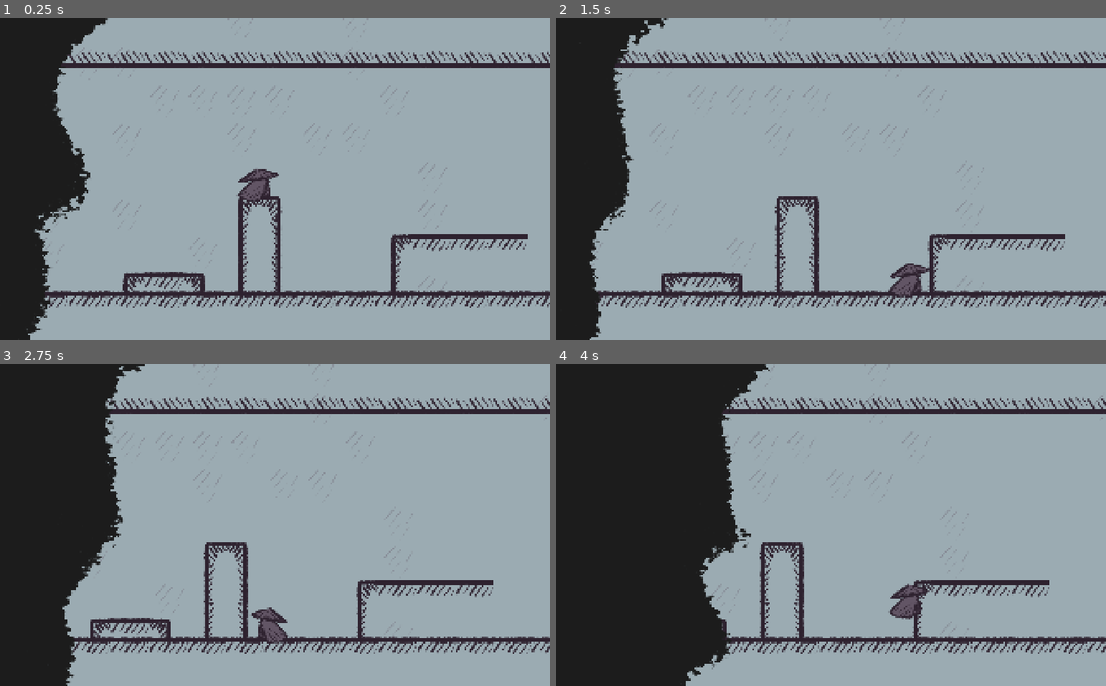
Above: before the commit, frames 1-4 (two rows, left to right).
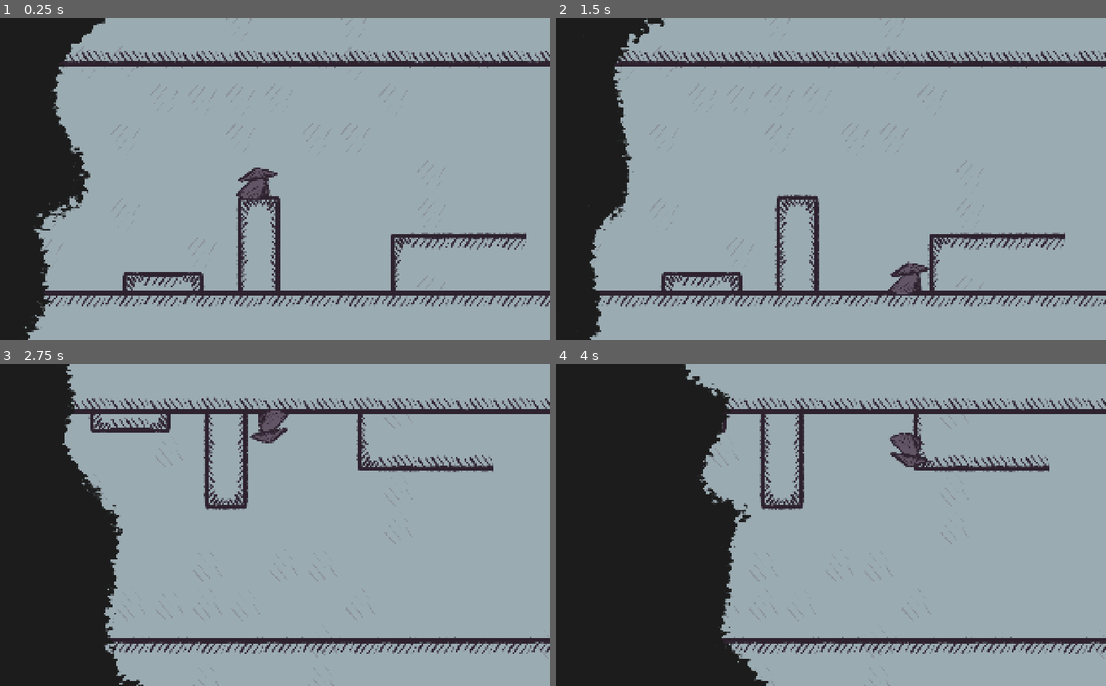
Above: after the commit, the same moments.

Repository: YiTongHu-SC/upside-down
Game: Godot game, scene res://scenes/main.tscn
Two runs of this game, one before a commit and one after it. Both use one fixed random seed, a clock stepped at 60 frames per second and the inputs below.
Inputs:
- Up to frame 1 (0.25 s): no input
- Up to frame 2 (1.5 s): hold D (MOVE_RIGHT) from 0.53 s (still down); tap W (SWITCH, bound only after the commit) at 0.6, 1.35 s; tap Space (JUMP) at 0.77 s
- Up to frame 3 (2.75 s): tap Space (JUMP) at 1.52 s; release D (MOVE_RIGHT) at 2.03 s; hold A (MOVE_LEFT) from 2.03 s (still down); tap W (SWITCH, bound only after the commit) at 2.1 s
- Up to frame 4 (4 s): release A (MOVE_LEFT) at 2.78 s; hold D (MOVE_RIGHT) from 2.78 s (still down); tap W (SWITCH, bound only after the commit) at 2.85, 3.6 s; tap Space (JUMP) at 3.02, 3.77 s

The runs differ from the first frame. In frame 1, 6.1% of the frame differs, in the area x 4-100%, y 0-100%; in frame 2, 5.1%; in frame 3, 13%, in the area x 11-100%, y 0-100%; in frame 4, 9.6%.

Commit message:
feat(gameplay): add upside-down screen flipping functionality

Diff:
--- a/nodes/hero.gd
+++ b/nodes/hero.gd
@@ -1,6 +1,7 @@
 extends CharacterBody2D
 
 signal hero_collision
+signal on_upside_down(value: bool)
 
 @export var physics_unit = 100
 # Horizontal movement move_speed
@@ -28,9 +29,11 @@
 	JUMP
 }
 
+@onready var upside_down: bool = false
 @onready var facing = Face.RIGHT
 @onready var current_state = State.IDLE
 @onready var animation = $AnimationPlayer
+
 func _ready():
 	# Set initial jump state
 	hero_collision.connect(_on_hero_collision)
@@ -39,6 +42,10 @@
 	add_to_group("hero")
 
 func _physics_process(delta):
+	if Input.is_action_just_pressed("SWITCH"):
+		upside_down = !upside_down
+		on_upside_down.emit(upside_down)
+		pass
 	# Handle jump input timing
 	if Input.is_action_just_pressed("JUMP") and is_on_floor():
 		jump_key_held = true
@@ -103,7 +110,7 @@
 	RIGHT
 }
 
-func _update_face(dir:float):
+func _update_face(dir: float):
 	## check facing
 	if dir < -0.5 && facing != Face.LEFT:
 		facing = Face.LEFT
--- a/project.godot
+++ b/project.godot
@@ -42,6 +42,11 @@
 "events": [Object(InputEventKey,"resource_local_to_scene":false,"resource_name":"","device":0,"window_id":0,"alt_presse …(189 unchanged characters)…
 ]
 }
+SWITCH={
+"deadzone": 0.2,
+"events": [Object(InputEventKey,"resource_local_to_scene":false,"resource_name":"","device":-1,"window_id":0,"alt_pressed":false,"shift_pressed":false,"ctrl_pressed":false,"meta_pressed":false,"pressed":false,"keycode":0,"physical_keycode":87,"key_label":0,"unicode":119,"location":0,"echo":false,"script":null)
+]
+}
 
 [rendering]
 
--- a/scenes/camera.gd
+++ b/scenes/camera.gd
@@ -23,3 +23,5 @@
 			# 目标超过左阈值，向左跟随
 			global_position.x = target_pos.x + left_threshold + follow_offset.x
 		# 在垂直方向上保持当前位置不变
+	if Input.is_action_just_pressed("SWITCH"):
+		scale.y = -1
--- a/scenes/main.tscn
+++ b/scenes/main.tscn
@@ -8,6 +8,12 @@
 [ext_resource type="Theme" uid="uid://bnogvt7gfe55x" path="res://main_theme.tres" id="6_o6xl0"]
 [ext_resource type="Script" uid="uid://ffrbkwye1y0h" path="res://scenes/camera.gd" id="6_tefeu"]
 [ext_resource type="Script" uid="uid://vwsy6vskwmlw" path="res://scenes/game_over.gd" id="6_tipki"]
+[ext_resource type="Script" uid="uid://dopr7vae2i0vy" path="res://scenes/screen_color.gd" id="8_choun"]
+[ext_resource type="Shader" uid="uid://bdh7sylqtxtfr" path="res://scenes/screen_shader.gdshader" id="9_85g3d"]
+
+[sub_resource type="ShaderMaterial" id="ShaderMaterial_choun"]
+shader = ExtResource("9_85g3d")
+shader_parameter/upside_down = true
 
 [sub_resource type="StyleBoxFlat" id="StyleBoxFlat_tbgi4"]
 bg_color = Color(0.11, 0.11, 0.11, 1)
@@ -42,13 +48,24 @@
 max_speed = 8.0
 
 [node name="Camera2D" type="Camera2D" parent="." node_paths=PackedStringArray("follow_target")]
-position = Vector2(1037, 575)
+position = Vector2(1040, 578)
 script = ExtResource("6_tefeu")
 follow_target = NodePath("../Hero")
 
-[node name="CanvasLayer" type="CanvasLayer" parent="."]
+[node name="Screen" type="CanvasLayer" parent="."]
 
-[node name="GameOverPanel" type="PanelContainer" parent="CanvasLayer"]
+[node name="ColorRect" type="ColorRect" parent="Screen"]
+material = SubResource("ShaderMaterial_choun")
+anchors_preset = 15
+anchor_right = 1.0
+anchor_bottom = 1.0
+grow_horizontal = 2
+grow_vertical = 2
+script = ExtResource("8_choun")
+
+[node name="UI" type="CanvasLayer" parent="."]
+
+[node name="GameOverPanel" type="PanelContainer" parent="UI"]
 visible = false
 anchors_preset = 15
 anchor_right = 1.0
@@ -58,11 +75,12 @@
 theme_override_styles/panel = SubResource("StyleBoxFlat_tbgi4")
 script = ExtResource("6_tipki")
 
-[node name="Label" type="Label" parent="CanvasLayer/GameOverPanel"]
+[node name="Label" type="Label" parent="UI/GameOverPanel"]
 layout_mode = 2
 size_flags_horizontal = 4
 theme = ExtResource("6_o6xl0")
 theme_override_font_sizes/font_size = 116
 text = "Game Over"
 
-[connection signal="hero_collision" from="Hero" to="CanvasLayer/GameOverPanel" method="trigger_game_over"]
+[connection signal="hero_collision" from="Hero" to="UI/GameOverPanel" method="trigger_game_over"]
+[connection signal="on_upside_down" from="Hero" to="Screen/ColorRect" method="set_upside_down"]
--- /dev/null
+++ b/scenes/screen_color.gd
@@ -0,0 +1,9 @@
+extends ColorRect
+
+func _ready() -> void:
+	set_upside_down(false)
+
+## 设置material的参数值，其中材质由shader定义，定义了bool upside_down
+func set_upside_down(value: bool):
+	if material is ShaderMaterial:
+		material.set_shader_parameter("upside_down", value)
--- /dev/null
+++ b/scenes/screen_shader.gdshader
@@ -0,0 +1,18 @@
+shader_type canvas_item;
+
+uniform sampler2D screen_tex:hint_screen_texture,repeat_disable,filter_nearest;
+uniform bool upside_down = false;
+
+void fragment() {
+	// Called for every pixel the material is visible on.
+	vec2 uv = UV;
+	if (upside_down){
+		uv.y = 1.0 - uv.y;
+	}
+	COLOR = texture(screen_tex,uv);
+}
+
+//void light() {
+//	// Called for every pixel for every light affecting the CanvasItem.
+//	// Uncomment to replace the default light processing function with this one.
+//}
Not shown: 1 places in scenes/main.tscn that only renumber resources
Not shown, added: scenes/screen_color.gd.uid
Not shown, added: scenes/screen_shader.gdshader.uid
